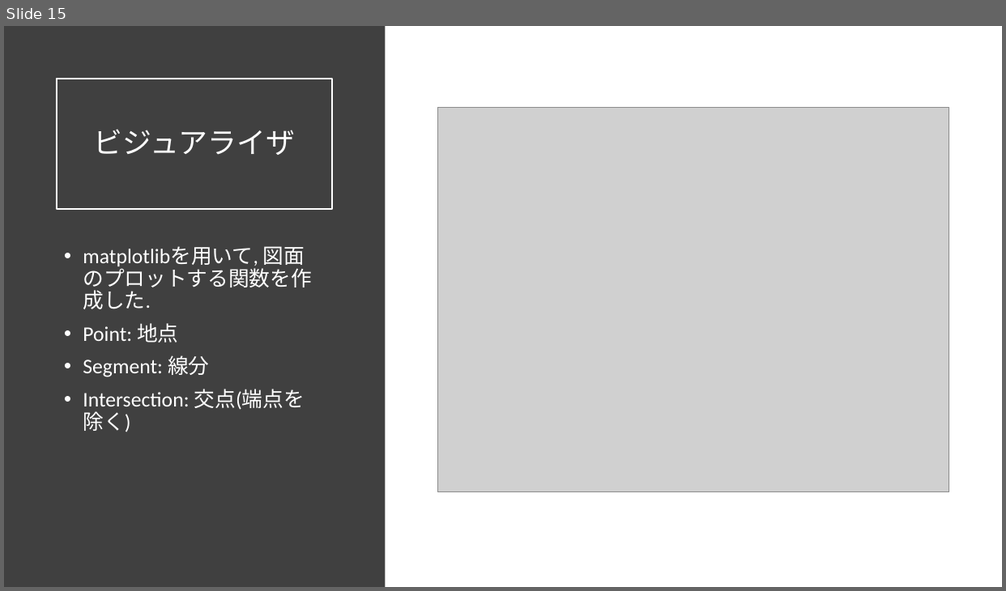
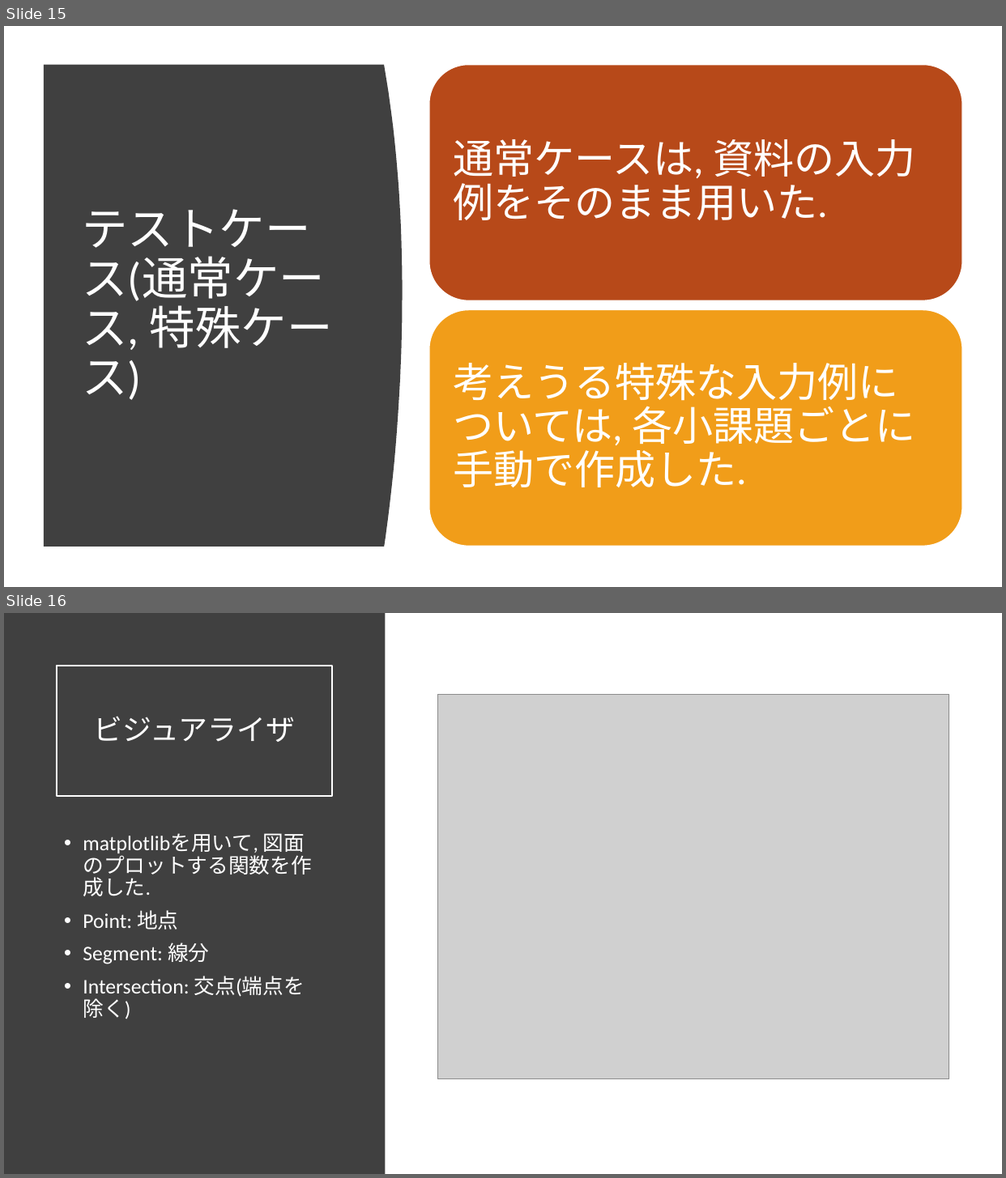
Before and after one commit to ie03-aizu-2019/ie03project-skys, a slide deck: Reports/Midterm.pptx. Shown one above the other, each under a label of ours: slide 15 before the commit, slides 15 and 16 after it. The pictures are 1006x591 and 1006x1178 pixels, drawn with LibreOffice and Linux fonts; fonts in the diff are those of the drawing; grey boxes stand for pictures. Boxes give left, top, right and bottom in pixels: in the first picture for what was removed or moved away, otherwise in the second. Text is boxed around its words. In the diff, an @@ line names an element or a change of style, - is before the commit and + after.

```diff
--- a/Reports/Midterm.pptx
+++ b/Reports/Midterm.pptx
@@ slide 15 added at (x1=4, y1=26, x2=1002, y2=587), background #FFFFFF @@
@@ freeform shape added at (x1=44, y1=65, x2=403, y2=547), fill #404040 @@
@@ title added at (x1=82, y1=209, x2=333, y2=400), 44 pt, text #FFFFFF @@
+テストケース(通常ケース, 特殊ケース)
@@ group added at (x1=429, y1=65, x2=962, y2=546): 2 rounded rectangles, 2 texts @@
+通常ケースは, 資料の入力例をそのまま用いた.
+考えうる特殊な入力例については, 各小課題ごとに手動で作成した.
@@ what was slide 15 is now slide 16 @@
```
Also in this commit, not shown: 5 slides changed.
